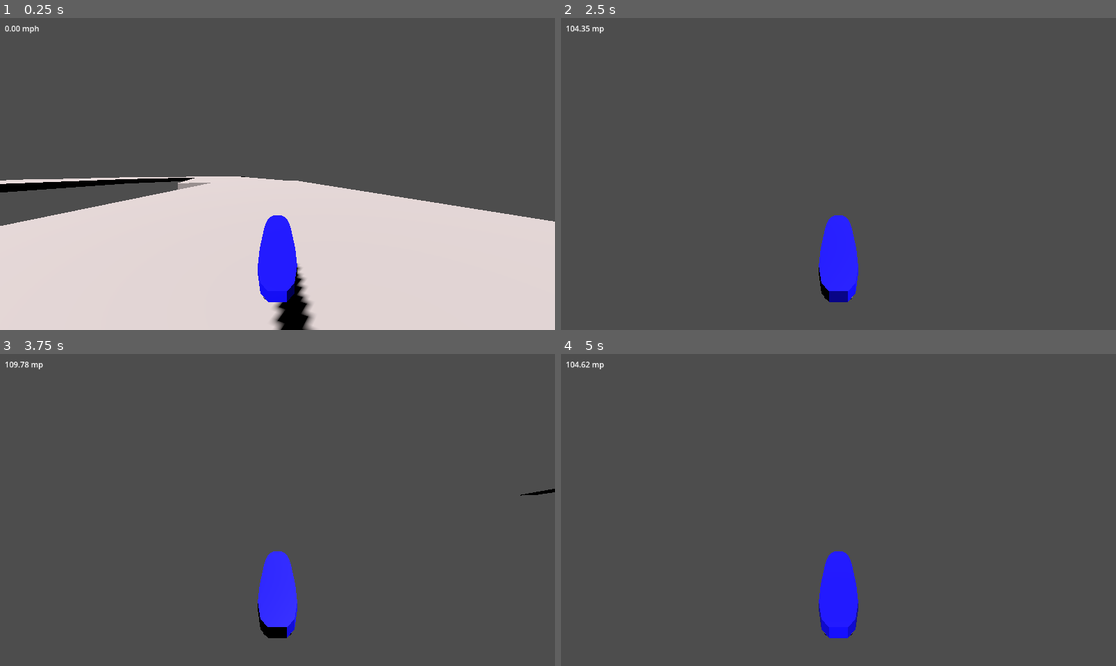
Above: before the commit, frames 1-4 (two rows, left to right).
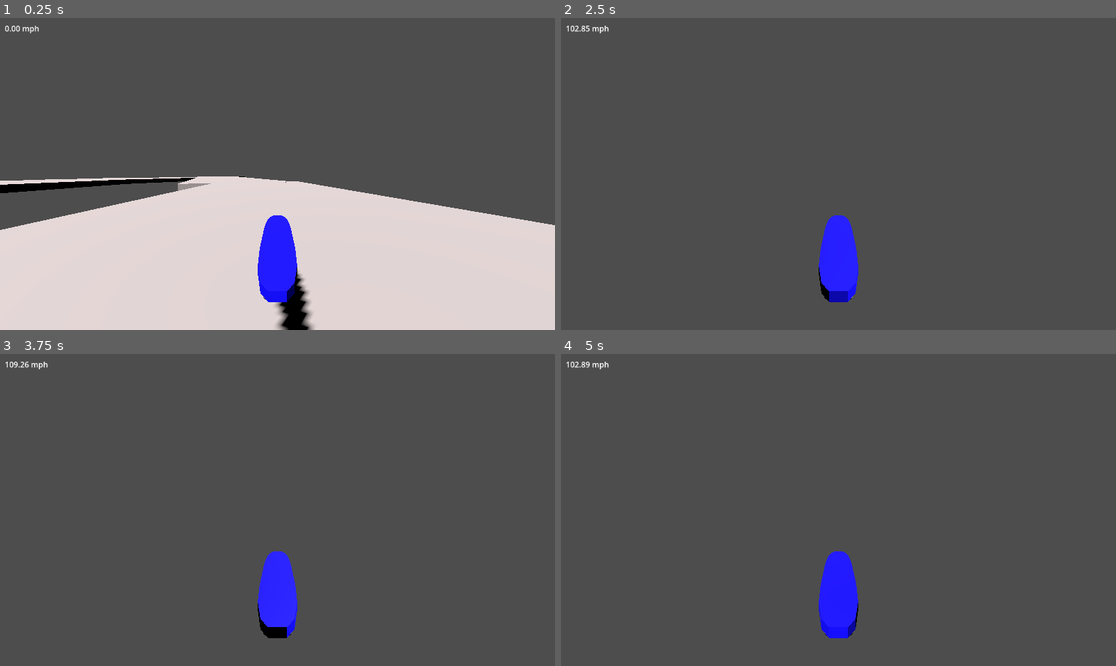
Above: after the commit, the same moments.

Repository: William-Young-97/hover-board
Game: Godot game, scene res://test.tscn
The game is run twice, just before and just after one commit, with the same random seed, the same clock (stepped at 60 frames per second) and the same inputs.
Inputs:
- Up to frame 1 (0.25 s): no input
- Up to frame 2 (2.5 s): hold D (right) 0.53-1.28 s; tap B (boost) at 0.6, 1.55, 2.1 s; tap Shift (drift, bound only after the commit) at 0.8, 1.35, 2.3 s; hold S (back) 1.28-2.03 s; tap Enter at 2 s; hold D (right) from 2.03 s (still down)
- Up to frame 3 (3.75 s): tap Space at 2.75 s; release D (right) at 2.78 s; hold W (forward) 2.78-3.53 s; tap Shift (drift, bound only after the commit) at 2.85 s; tap B (boost) at 3.05, 3.6 s; hold A (left) from 3.53 s (still down)
- Up to frame 4 (5 s): keep holding A (left); tap Shift (drift, bound only after the commit) at 3.8, 4.35 s; tap Enter at 4.25 s; tap B (boost) at 4.55 s

The runs differ from the first frame. In frame 1, 1.1% of the frame differs, in the area x 0-100%, y 50-100%; in frame 2, 0.1%; in frame 3, 0.1%; in frame 4, 0.2%.

Commit message:
Refactor turning + tuning

Diff:
--- a/hoverboard_script.gd
+++ b/hoverboard_script.gd
@@ -1,7 +1,6 @@
 extends CharacterBody3D
 
 # To do
-# Have the deccelerate button work more effctively at higher velcoities (perhaps a gradual normalisation?)
 # Implement drift
 # Have board correctly change orientation when navigating a slope
 # Board gains speed when accelerating into objects
@@ -11,24 +10,23 @@
 var hover_height := 0.2
 var deadzone  = 0.1
 var spring_k  = 10.0
-var damping   = 8.0
+var damping   = 15.0
 
 # turning variables
-var max_turn_rate := 1.5  # (radians/sec)
+var max_turn_rate := 1.5 # (radians/sec)
 # how quickly you accelerate your turning (radians/sec²) when starting a carve
-var turn_acceleration := 10.0
+var turn_acceleration := 10
 # curve exponent: 1 = linear fall-off, 2 = quadratic, 3 = cubic…
-var turn_curve_exponent := 2.0
+var turn_curve_exponent := 2
 # how quickly turn velocity bleeds to zero
-var turn_damping          := 5.0
+var turn_damping          := 10.0
 # internal angular velocity state
 var _turn_velocity := 0.0
 
-var max_acceleration := 10.0    # units/sec² when standing still
+var max_acceleration := 8.0    # units/sec² when standing still
 var top_speed        := 50.0
 
-@export var deceleration_rate := 8.0            # base drag when no input
-@export var reverse_decel_rate := 20.0          # braking strength when pressing back
+var deceleration_rate := 10.0
 
 var gravity = ProjectSettings.get_setting("physics/3d/default_gravity")
 
@@ -36,14 +34,6 @@
 @export var boost_duration := 1.0       # seconds of boost
 @export var boost_multiplier := 1.0     # multiplies accel during boost
 @export var boost_impulse := 20.0   # units of instantaneous speed added
-# Drift settings
-@export var drift_window := 0.5          # seconds to pick direction after drift button
-@export var drift_velocity_ratio := 0.5  # fraction of forward speed applies sideways
-
-var _drift_timer := 0.0
-var _awaiting_drift := false
-var _drift_active := false
-var _drift_dir := 0
 
 
 
@@ -58,15 +48,37 @@
 	get_input(delta)
 	apply_character_gravity(delta)
 	apply_hover(delta)
+	print(get_slip_angle_deg())
 	apply_drift(delta)
 	horizontal_clamp()
 	move_and_slide()
-	show_speed_mph()
-
-func show_speed_mph():
-		# Optional: print mph
-	var speed_mph = Vector3(velocity.x, 0, velocity.z).length() * 2.23694
-	print("Speed (mph): ", speed_mph)
+
+
+func get_input(delta):
+
+	# 1) Directional input vector
+	var input_dir := Vector3.ZERO
+	if Input.is_action_pressed("forward"):
+		input_dir -= global_transform.basis.z
+	if Input.is_action_pressed("back"):
+		input_dir += global_transform.basis.z
+
+	accelerate(delta)
+
+	# Turn input
+	var turn_input := 0.0
+	if Input.is_action_pressed("left"):
+		turn_input += 1.0
+	if Input.is_action_pressed("right"):
+		turn_input -= 1.0
+
+	steering(delta, turn_input)
+
+	if Input.is_action_just_pressed("boost"):
+		self.boost()
+
+	if Input.is_action_just_pressed("drift"):
+		pass
 
 func accelerate(delta):
 	# determine input state
@@ -86,7 +98,7 @@
 	elif back_input:
 		# braking: stronger deceleration at higher speeds
 		if curr_spd > 0.0:
-			var decel = reverse_decel_rate * speed_frac * delta
+			var decel = deceleration_rate   * delta
 			decel = min(decel, curr_spd)
 			var drag_dir = -hvel.normalized()
 			velocity += drag_dir * decel
@@ -99,31 +111,34 @@
 			velocity += drag_dir * decel
 
 
+
 func steering(delta, turn_input):
-
 	var target_rate = turn_input * max_turn_rate
 
-	# 7) Angular speed fraction & accel scaling
+	# Compute how “full” our current carve is
 	var turn_frac = abs(_turn_velocity) / max_turn_rate
 	turn_frac = clamp(turn_frac, 0.0, 1.0)
 	var turn_accel_scale = 1.0 - pow(turn_frac, turn_curve_exponent)
 
-	# 8) Integrate angular acceleration or apply damping
 	if turn_input == 0.0:
-		# no input → bleed turn velocity back to zero
+		# bleed off when you let go
 		_turn_velocity = lerp(_turn_velocity, 0.0, turn_damping * delta)
 	else:
 		var rate_diff = target_rate - _turn_velocity
-		var applied_accel = sign(rate_diff) * turn_acceleration * turn_accel_scale
+
+		# If reversing direction, slam on full carve authority
+		var effective_scale = turn_accel_scale
+		if rate_diff * _turn_velocity < 0:
+			effective_scale = 1.0
+
+		var applied_accel = sign(rate_diff) * turn_acceleration * effective_scale
 		_turn_velocity += applied_accel * delta
-
-	# 9) Clamp turn velocity
 	_turn_velocity = clamp(_turn_velocity, -max_turn_rate, max_turn_rate)
 
-	# 10) Apply rotation & carve
 	var actual_turn = _turn_velocity * delta
 	rotate_y(actual_turn)
 	velocity = velocity.rotated(Vector3.UP, actual_turn)
+
 
 func horizontal_clamp():
 	var hvel = Vector3(velocity.x, 0, velocity.z)
@@ -145,70 +160,28 @@
 		velocity.x = hvel.x
 		velocity.z = hvel.z
 
-
-func get_input(delta):
-
-	# 1) Directional input vector
-	var input_dir := Vector3.ZERO
-	if Input.is_action_pressed("forward"):
-		input_dir -= global_transform.basis.z
-	if Input.is_action_pressed("back"):
-		input_dir += global_transform.basis.z
-
-	accelerate(delta)
-
-	# Turn input
-	var turn_input := 0.0
-	if Input.is_action_pressed("left"):
-		turn_input += 1.0
-	if Input.is_action_pressed("right"):
-		turn_input -= 1.0
-
-	steering(delta, turn_input)
-
-	if Input.is_action_just_pressed("boost"):
-		self.boost()
-
-	if Input.is_action_just_pressed("drift"):
-		_awaiting_drift = true
-		_drift_timer = drift_window
-		_drift_active = false
+func get_slip_angle_deg() -> float:
+	# 1) Build your horizontal velocity vector
+	var hvel = Vector3(velocity.x, 0, velocity.z)
+	var speed = hvel.length()
+	if speed < 0.1:
+		return 0.0   # no meaningful slip at very low speed
+
+	# 2) World‐space forward direction (unit)
+	var fwd = -global_transform.basis.z.normalized()
+
+	# 3) Velocity direction (unit)
+	var vel_dir = hvel / speed  # same as .normalized()
+
+	# 4) Angle between: acos(dot) → radians, then convert
+	var cos_theta = clamp(fwd.dot(vel_dir), -1.0, 1.0)
+	var angle_rad = acos(cos_theta)
+	return rad_to_deg(angle_rad)
+
 
 # refactor into signal pattern
 func apply_drift(delta):
-	# waiting for direction input
-	if _awaiting_drift:
-		_drift_timer -= delta
-		if Input.is_action_just_pressed("left"):
-			_drift_dir = 1      # right side outside when drifting left
-			_drift_active = true
-			_awaiting_drift = false
-		elif Input.is_action_just_pressed("right"):
-			_drift_dir = -1     # left side outside when drifting right
-			_drift_active = true
-			_awaiting_drift = false
-		elif _drift_timer <= 0.0:
-			_awaiting_drift = false
-
-	# apply drift effect smoothly over time
-	if _drift_active:
-		# compute forward speed
-		var hvel = Vector3(velocity.x, 0, velocity.z)
-		var fwd_speed = hvel.dot(-global_transform.basis.z)
-		# lateral acceleration proportional to forward speed
-		var lateral_accel = fwd_speed * drift_velocity_ratio
-		# direction: board's right axis times drift direction
-		var lateral_dir = global_transform.basis.x * _drift_dir
-		# integrate lateral accel over frame
-		velocity += lateral_dir * lateral_accel * delta
-
-		# end drift on release or when stopping
-		if Input.is_action_just_released("drift") or fwd_speed <= 0:
-			_drift_active = false
-			boost()
-
-
-	# print("Speed (3D): ", velocity.length())
+	pass
 
 func is_airborne() -> bool:
 	var gaps := []
--- a/project.godot
+++ b/project.godot
@@ -59,6 +59,7 @@
 drift={
 "deadzone": 0.2,
 "events": [Object(InputEventJoypadButton,"resource_local_to_scene":false,"resource_name":"","device":-1,"button_index":10,"pressure":0.0,"pressed":true,"script":null)
+, Object(InputEventKey,"resource_local_to_scene":false,"resource_name":"","device":-1,"window_id":0,"alt_pressed":false,"shift_pressed":false,"ctrl_pressed":false,"meta_pressed":false,"pressed":false,"keycode":0,"physical_keycode":4194325,"key_label":0,"unicode":0,"location":0,"echo":false,"script":null)
 ]
 }
 
--- a/ui.tscn
+++ b/ui.tscn
@@ -8,6 +8,6 @@
 [node name="SpeedLabel" type="RichTextLabel" parent="."]
 offset_left = 10.0
 offset_top = 10.0
-offset_right = 90.0
+offset_right = 110.0
 offset_bottom = 50.0
 autowrap_mode = 0
